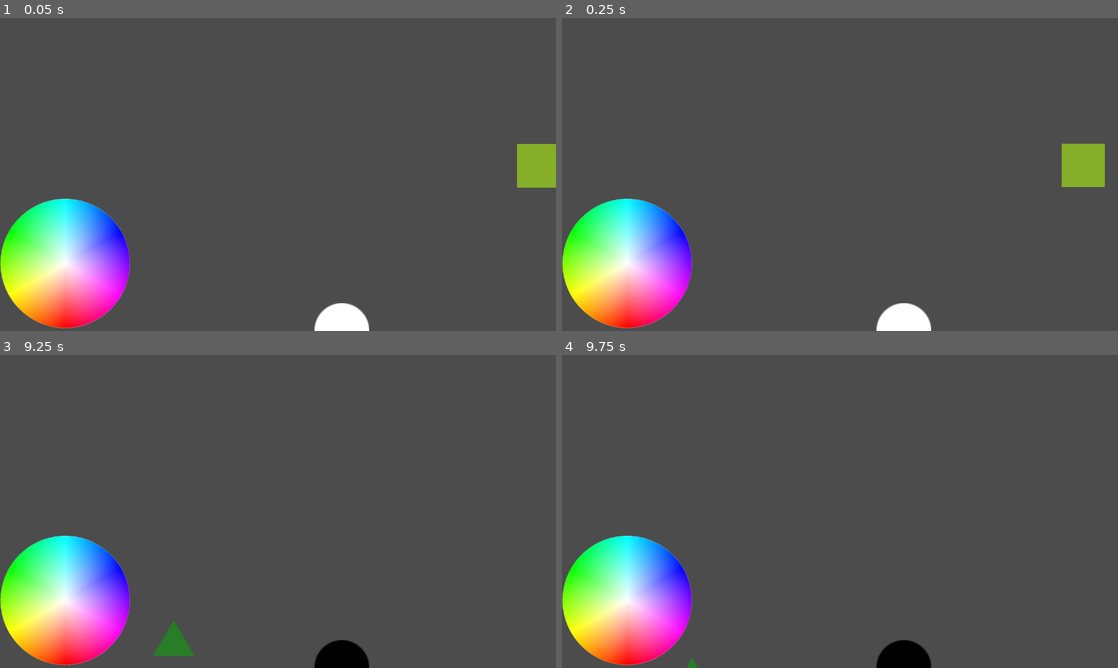
Above: before the commit, frames 1-4 (two rows, left to right).
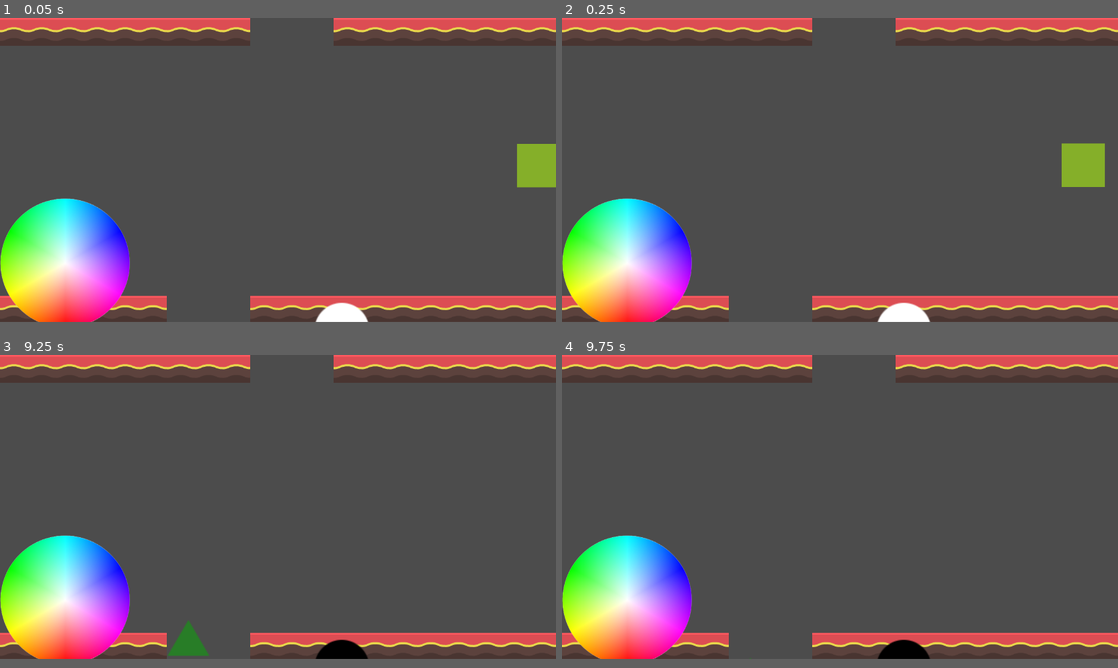
Above: after the commit, the same moments.

Repository: fgonzale99/gravedad
Game: Godot game, scene res://main.tscn
The game is run twice, just before and just after one commit, with the same random seed, the same clock (stepped at 60 frames per second) and the same inputs.
Inputs (mouse positions are in pixels of both pictures, inside the frame that each line leads up to):
- Up to frame 1 (0.05 s): no input
- Up to frame 2 (0.25 s): no input
- Up to frame 3 (9.25 s): move the mouse to (400, 495) at 0.52 s; click (400, 495) at 0.67 s; move the mouse to (166, 527) at 1.27 s; click (166, 527) at 1.42 s; move the mouse to (333, 442) at 2.02 s; click (333, 442) at 2.17 s; move the mouse to (250, 574) at 2.77 s; click (250, 574) at 2.92 s; move the mouse to (444, 558) at 3.52 s; click (444, 558) at 3.67 s; move the mouse to (111, 464) at 4.27 s; click (111, 464) at 4.42 s; move the mouse to (305, 511) at 5.02 s; click (305, 511) at 5.17 s; move the mouse to (194, 433) at 5.77 s; click (194, 433) at 5.92 s; move the mouse to (400, 495) at 6.52 s; click (400, 495) at 6.67 s; move the mouse to (166, 527) at 7.27 s; click (166, 527) at 7.42 s; move the mouse to (333, 442) at 8.02 s; click (333, 442) at 8.17 s; move the mouse to (250, 574) at 8.77 s; click (250, 574) at 8.92 s
- Up to frame 4 (9.75 s): move the mouse to (1006, 558) at 9.52 s; click (1006, 558) at 9.67 s
In our replay, the window is 800x450 before the commit and 800x437 after it. These sizes can differ from the game's own. Grey fills any space a smaller window leaves; there, only what the larger window draws over its background counts as a difference.

The runs differ from the first frame. In frame 1, 9.5% of the frame differs, in the area x 0-100%, y 0-100%; in frame 2, 9.5%; in frame 3, 9.9%; in frame 4, 9.5%.

Commit message:
con tiles

Diff:
--- a/Main.tscn
+++ b/Main.tscn
@@ -1,11 +1,47 @@
-[gd_scene load_steps=4 format=2]
+[gd_scene load_steps=7 format=2]
 
 [ext_resource path="res://Main.gd" type="Script" id=1]
 [ext_resource path="res://assets/color-wheel.png" type="Texture" id=2]
 [ext_resource path="res://assets/circle.png" type="Texture" id=3]
+[ext_resource path="res://assets/tilesheet_complete.png" type="Texture" id=5]
+
+[sub_resource type="ConvexPolygonShape2D" id=4]
+points = PoolVector2Array( 64, 64, 0, 64, 0, 0, 64, 0 )
+
+[sub_resource type="TileSet" id=3]
+0/name = "tilesheet_complete.png 0"
+0/texture = ExtResource( 5 )
+0/tex_offset = Vector2( 0, 0 )
+0/modulate = Color( 1, 1, 1, 1 )
+0/region = Rect2( 160, 0, 64, 64 )
+0/tile_mode = 0
+0/occluder_offset = Vector2( 0, 0 )
+0/navigation_offset = Vector2( 0, 0 )
+0/shape_offset = Vector2( 0, 0 )
+0/shape_transform = Transform2D( 1, 0, 0, 1, 0, 0 )
+0/shape = SubResource( 4 )
+0/shape_one_way = false
+0/shape_one_way_margin = 33.0
+0/shapes = [ {
+"autotile_coord": Vector2( 0, 0 ),
+"one_way": false,
+"one_way_margin": 33.0,
+"shape": SubResource( 4 ),
+"shape_transform": Transform2D( 1, 0, 0, 1, 0, 0 )
+} ]
+0/z_index = 0
 
 [node name="EscenaPrincipal" type="Node2D"]
 script = ExtResource( 1 )
+
+[node name="TileMap" type="TileMap" parent="."]
+tile_set = SubResource( 3 )
+show_collision = true
+format = 1
+tile_data = PoolIntArray( 0, 0, 0, 1, 0, 0, 2, 0, 0, 3, 0, 0, 4, 0, 0, 5, 0, 0, 6, 0, 0, 7, 0, 0, 8, 0, 0, 12, 0, 0, 13, 0, 0, 14, 0, 0, 15, 0, 0, 16, 0, 0, 17, 0, 0, 18, 0, 0, 19, 0, 0, 655360, 0, 0, 655361, 0, 0, 655362, 0, 0, 655363, 0, 0, 655364, 0, 0, 655365, 0, 0, 655369, 0, 0, 655370, 0, 0, 655371, 0, 0, 655372, 0, 0, 655373, 0, 0, 655374, 0, 0, 655375, 0, 0, 655376, 0, 0, 655377, 0, 0, 655378, 0, 0, 655379, 0, 0 )
+__meta__ = {
+"_edit_lock_": true
+}
 
 [node name="EnemyTimer" type="Timer" parent="."]
 wait_time = 5.0
--- a/enemigo.gd
+++ b/enemigo.gd
@@ -56,3 +56,11 @@
 func _on_VisibilityNotifier2D_screen_exited():
 	#destruye objeto cuando sale de la escena
 	queue_free()
+
+
+
+
+
+func _on_Area2D_body_entered(body):
+	print(body.name)
+	pass # Replace with function body.
--- a/enemigo.tscn
+++ b/enemigo.tscn
@@ -1,22 +1,32 @@
-[gd_scene load_steps=4 format=2]
+[gd_scene load_steps=5 format=2]
 
 [ext_resource path="res://enemigo.gd" type="Script" id=1]
 [ext_resource path="res://assets/enemies/screen 1.png" type="Texture" id=2]
 
-[sub_resource type="CapsuleShape2D" id=1]
-radius = 16.0
-height = 18.0
+[sub_resource type="RectangleShape2D" id=1]
+extents = Vector2( 20.5, 19.5 )
+
+[sub_resource type="RectangleShape2D" id=2]
+extents = Vector2( 47.75, 45.125 )
 
 [node name="KinematicBody2D" type="KinematicBody2D"]
 script = ExtResource( 1 )
+
+[node name="Area2D" type="Area2D" parent="."]
+
+[node name="CollisionShape2D" type="CollisionShape2D" parent="Area2D"]
+position = Vector2( -4, 0 )
+shape = SubResource( 1 )
 
 [node name="Sprite" type="Sprite" parent="."]
 scale = Vector2( 2, 2 )
 texture = ExtResource( 2 )
 
-[node name="CollisionShape2D" type="CollisionShape2D" parent="."]
-shape = SubResource( 1 )
-
 [node name="VisibilityNotifier2D" type="VisibilityNotifier2D" parent="."]
 
+[node name="CollisionShape2D" type="CollisionShape2D" parent="."]
+position = Vector2( -2, 1 )
+shape = SubResource( 2 )
+
+[connection signal="body_entered" from="Area2D" to="." method="_on_Area2D_body_entered"]
 [connection signal="screen_exited" from="VisibilityNotifier2D" to="." method="_on_VisibilityNotifier2D_screen_exited"]
--- a/main.tscn
+++ b/main.tscn
@@ -1,11 +1,47 @@
-[gd_scene load_steps=4 format=2]
+[gd_scene load_steps=7 format=2]
 
 [ext_resource path="res://Main.gd" type="Script" id=1]
 [ext_resource path="res://assets/color-wheel.png" type="Texture" id=2]
 [ext_resource path="res://assets/circle.png" type="Texture" id=3]
+[ext_resource path="res://assets/tilesheet_complete.png" type="Texture" id=5]
+
+[sub_resource type="ConvexPolygonShape2D" id=4]
+points = PoolVector2Array( 64, 64, 0, 64, 0, 0, 64, 0 )
+
+[sub_resource type="TileSet" id=3]
+0/name = "tilesheet_complete.png 0"
+0/texture = ExtResource( 5 )
+0/tex_offset = Vector2( 0, 0 )
+0/modulate = Color( 1, 1, 1, 1 )
+0/region = Rect2( 160, 0, 64, 64 )
+0/tile_mode = 0
+0/occluder_offset = Vector2( 0, 0 )
+0/navigation_offset = Vector2( 0, 0 )
+0/shape_offset = Vector2( 0, 0 )
+0/shape_transform = Transform2D( 1, 0, 0, 1, 0, 0 )
+0/shape = SubResource( 4 )
+0/shape_one_way = false
+0/shape_one_way_margin = 33.0
+0/shapes = [ {
+"autotile_coord": Vector2( 0, 0 ),
+"one_way": false,
+"one_way_margin": 33.0,
+"shape": SubResource( 4 ),
+"shape_transform": Transform2D( 1, 0, 0, 1, 0, 0 )
+} ]
+0/z_index = 0
 
 [node name="EscenaPrincipal" type="Node2D"]
 script = ExtResource( 1 )
+
+[node name="TileMap" type="TileMap" parent="."]
+tile_set = SubResource( 3 )
+show_collision = true
+format = 1
+tile_data = PoolIntArray( 0, 0, 0, 1, 0, 0, 2, 0, 0, 3, 0, 0, 4, 0, 0, 5, 0, 0, 6, 0, 0, 7, 0, 0, 8, 0, 0, 12, 0, 0, 13, 0, 0, 14, 0, 0, 15, 0, 0, 16, 0, 0, 17, 0, 0, 18, 0, 0, 19, 0, 0, 655360, 0, 0, 655361, 0, 0, 655362, 0, 0, 655363, 0, 0, 655364, 0, 0, 655365, 0, 0, 655369, 0, 0, 655370, 0, 0, 655371, 0, 0, 655372, 0, 0, 655373, 0, 0, 655374, 0, 0, 655375, 0, 0, 655376, 0, 0, 655377, 0, 0, 655378, 0, 0, 655379, 0, 0 )
+__meta__ = {
+"_edit_lock_": true
+}
 
 [node name="EnemyTimer" type="Timer" parent="."]
 wait_time = 5.0
--- a/project.godot
+++ b/project.godot
@@ -17,7 +17,7 @@
 [display]
 
 window/size/width=1280
-window/size/height=720
+window/size/height=700
 window/size/resizable=false
 
 [physics]
Binary file added: assets/tilesheet_complete.png
Not shown, added: assets/tilesheet_complete.png.import
